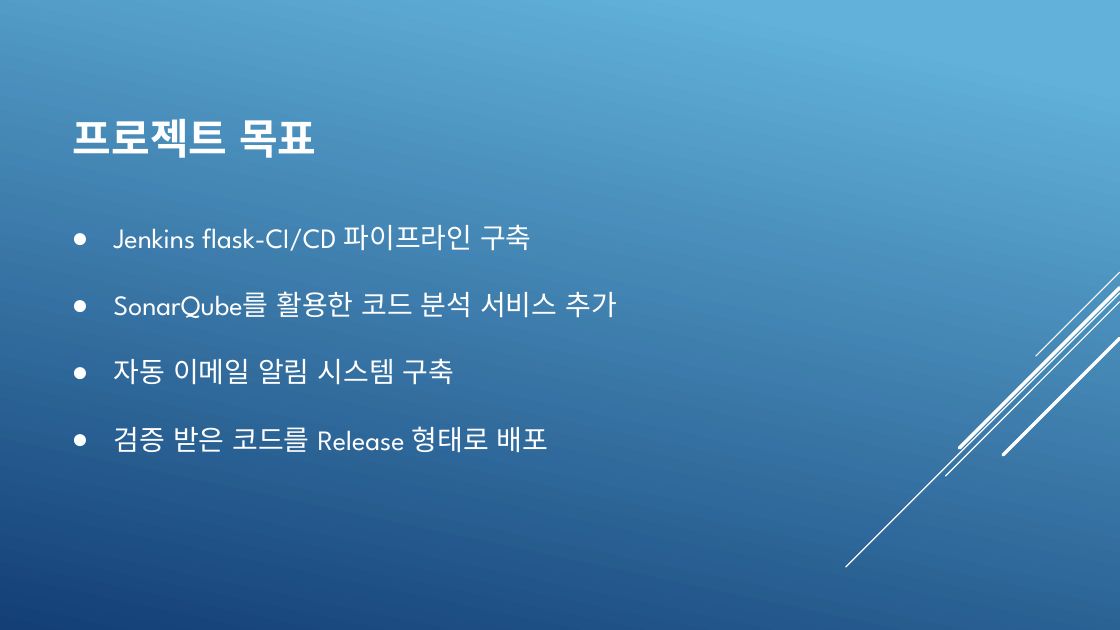
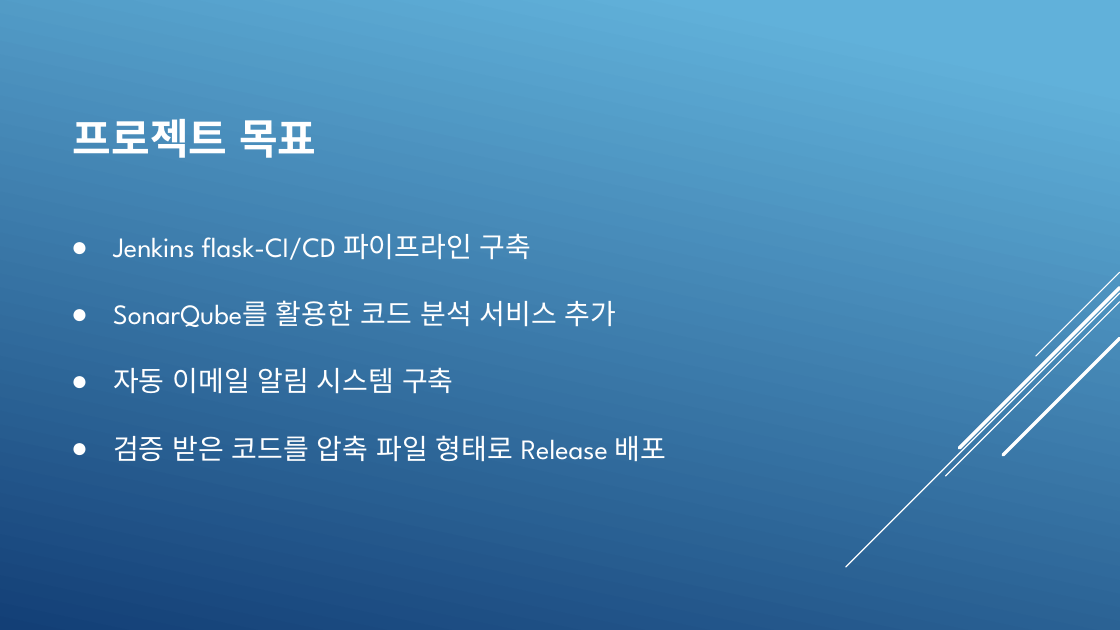
Before and after one commit to KimJeongHoon190/First_Project, a slide deck: slide 5 of 제출자료/최종 발표 프레젠테이션(김정훈).pptx (slide 4 before the commit). Drawn at 1120x630 pixels with LibreOffice and Linux fonts; fonts in the diff are those of the drawing. Boxes give left, top, right and bottom in pixels: in the first picture for what was removed or moved away, otherwise in the second. Text is boxed around its words. In the diff, an @@ line names an element or a change of style, - is before the commit and + after.

```diff
--- a/제출자료/최종 발표 프레젠테이션(김정훈).pptx
+++ b/제출자료/최종 발표 프레젠테이션(김정훈).pptx
@@ text "Jenkins flask-CI/CD 파이프라인 구축": place and size @@
-text "Jenkins flask-CI/CD 파이프라인 구축" at bbox=[114, 224, 617, 452]
+text "Jenkins flask-CI/CD 파이프라인 구축" at bbox=[113, 233, 667, 461]
@@ text at bbox=[113, 435, 667, 461]: text changed @@
-● 검증 받은 코드를 Release 형태로 배포
+● 검증 받은 코드를 압축 파일 형태로 Release 배포
```
Also in this commit, not shown: 8 other slides changed, 1 slide added, 1 other file.
